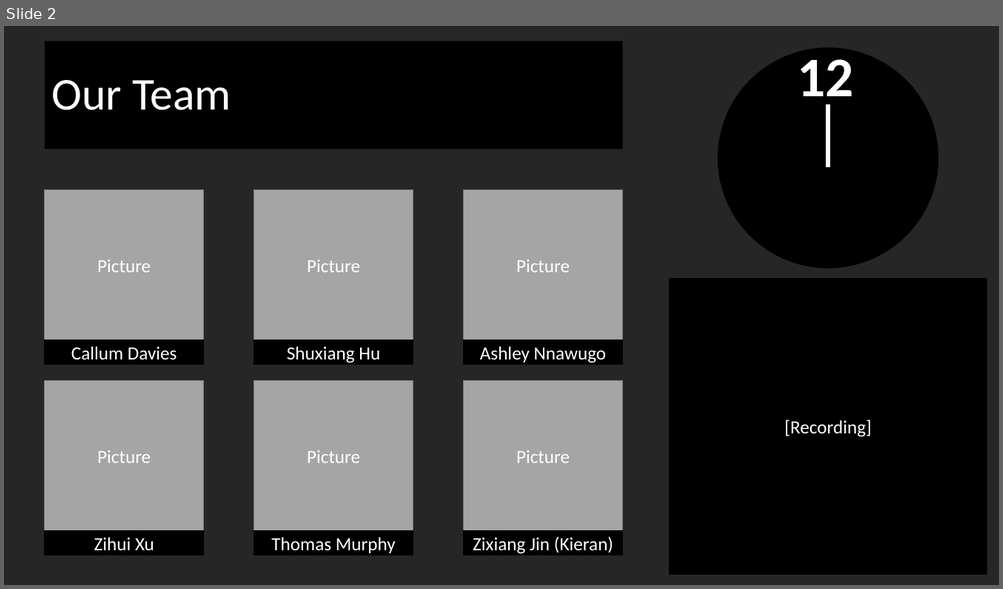
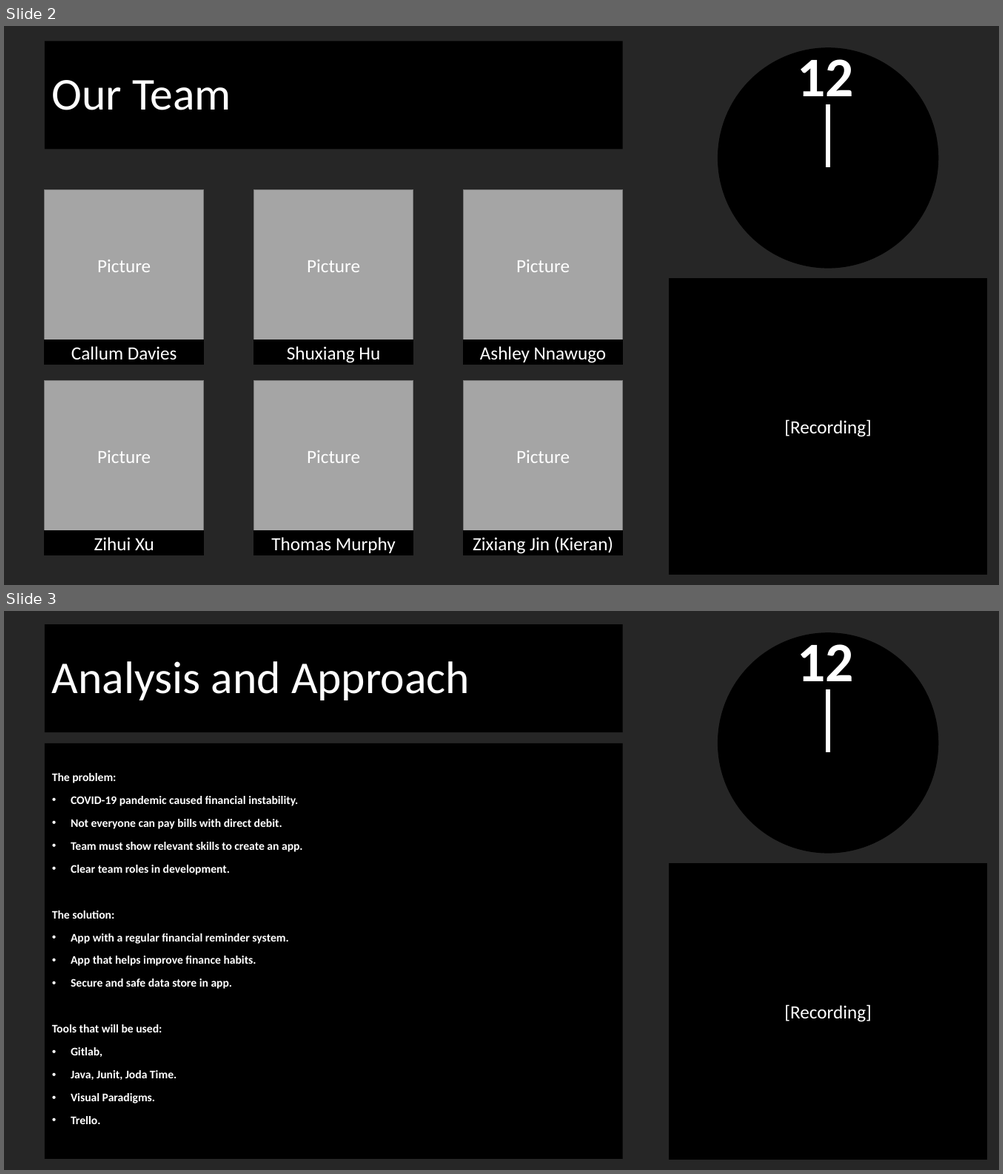
Before and after one commit to efyzx1UoN/Self-Service, a slide deck: docs/Slides/Good_Finance_Habits.pptx. Shown one above the other, each under a label of ours: slide 2 before the commit, slides 2 and 3 after it. The pictures are 1003x589 and 1003x1174 pixels, drawn with LibreOffice and Linux fonts; fonts in the diff are those of the drawing. Boxes give left, top, right and bottom in pixels: in the first picture for what was removed or moved away, otherwise in the second. Text is boxed around its words. In the diff, an @@ line names an element or a change of style, - is before the commit and + after.

```diff
--- a/docs/Slides/Good_Finance_Habits.pptx
+++ b/docs/Slides/Good_Finance_Habits.pptx
@@ slide 3 added at (x1=4, y1=611, x2=999, y2=1170), background #262626; not listed: 4 template elements that a slide beside it also shows @@
@@ title added at (x1=44, y1=624, x2=623, y2=732), fill #000000, 44 pt, text #FFFFFF @@
+Analysis and Approach
@@ text added at (x1=44, y1=743, x2=623, y2=1160), fill #000000, 11.2 pt, text #FFFFFF, bold @@
+The problem:
+• COVID-19 pandemic caused financial instability.
+• Not everyone can pay bills with direct debit.
+• Team must show relevant skills to create an app.
+• Clear team roles in development.
+The solution:
+• App with a regular financial reminder system.
+• App that helps improve finance habits.
+• Secure and safe data store in app.
+Tools that will be used:
+• Gitlab,
+• Java, Junit, Joda Time.
+• Visual Paradigms.
+• Trello.
```
Also in this commit, not shown: 2 slides changed, 1 slide removed.
